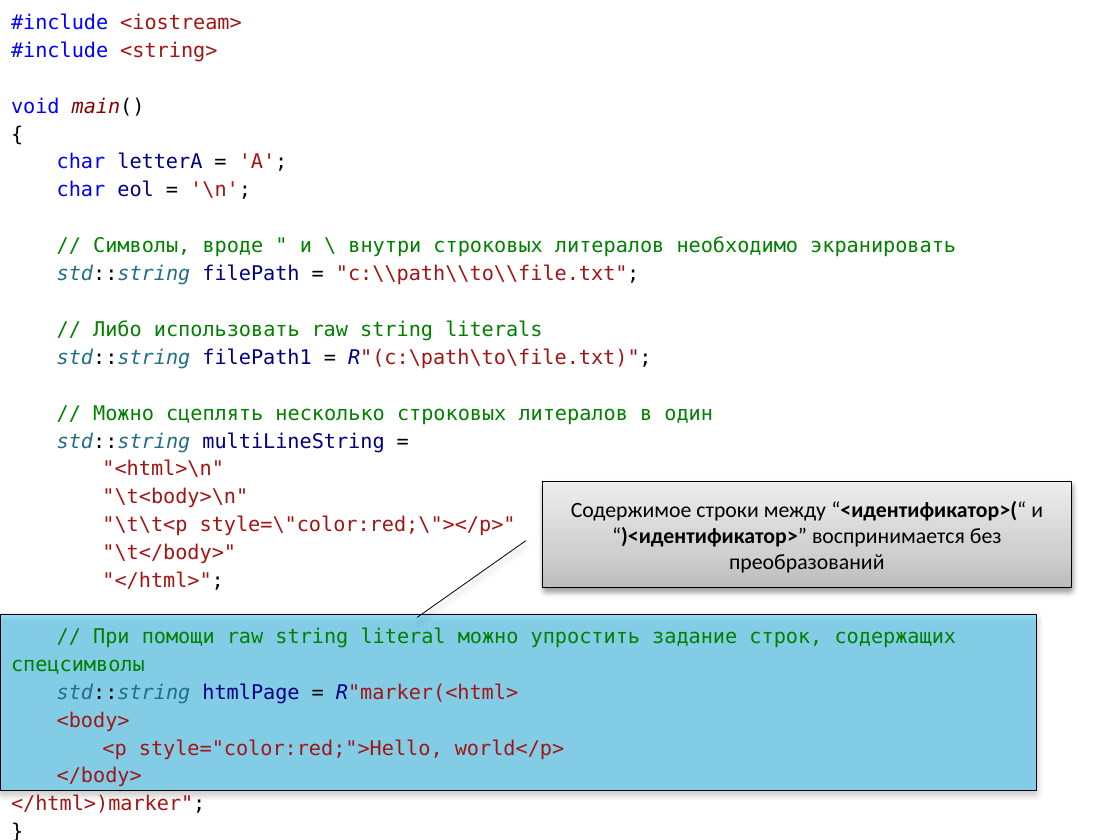
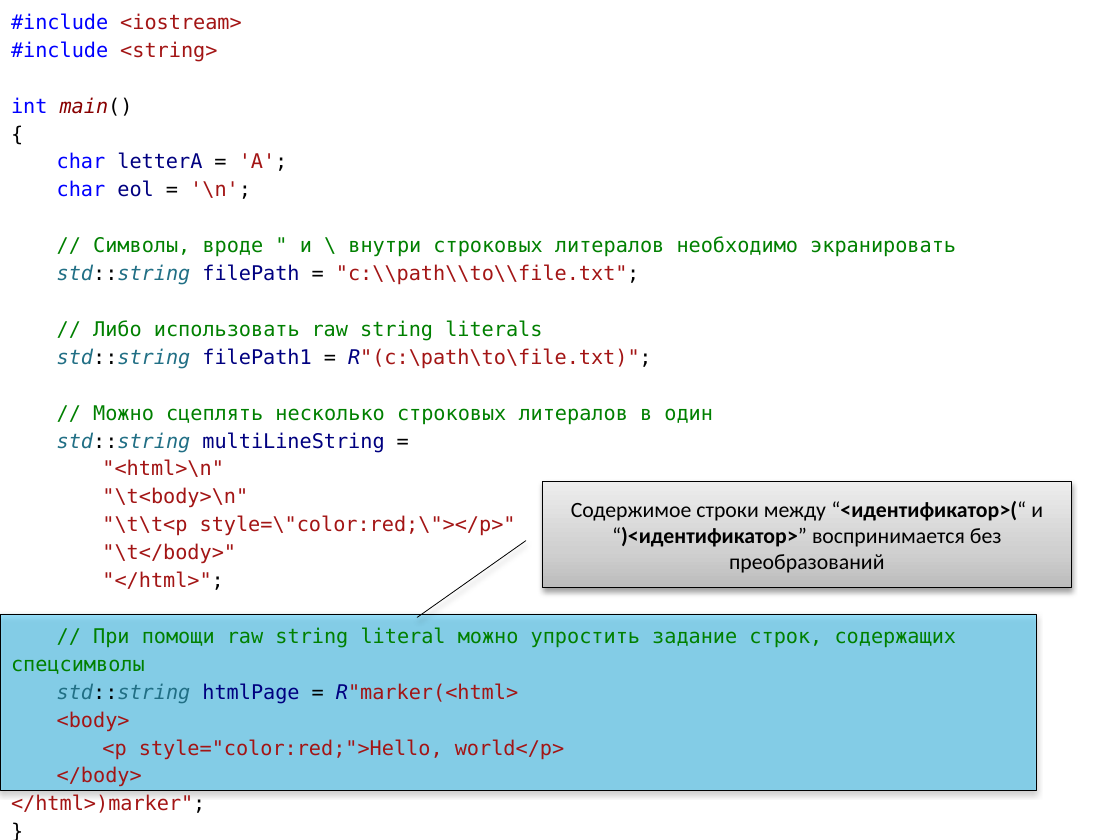
Before and after one commit to alexey-malov/oop, a slide deck: slide 11 of lectures/01/Синтаксис C++.pptx. Drawn at 1120x840 pixels with LibreOffice and Linux fonts; fonts in the diff are those of the drawing. Boxes give left, top, right and bottom in pixels: in the first picture for what was removed or moved away, otherwise in the second. Text is boxed around its words. In the diff, an @@ line names an element or a change of style, - is before the commit and + after.

```diff
--- a/lectures/01/Синтаксис C++.pptx
+++ b/lectures/01/Синтаксис C++.pptx
@@ text at [11,97,133,116]: text changed; text colour #0000FF to #880000 @@
-void main()
+int main()
```
Also in this commit, not shown: 2 other slides changed.
